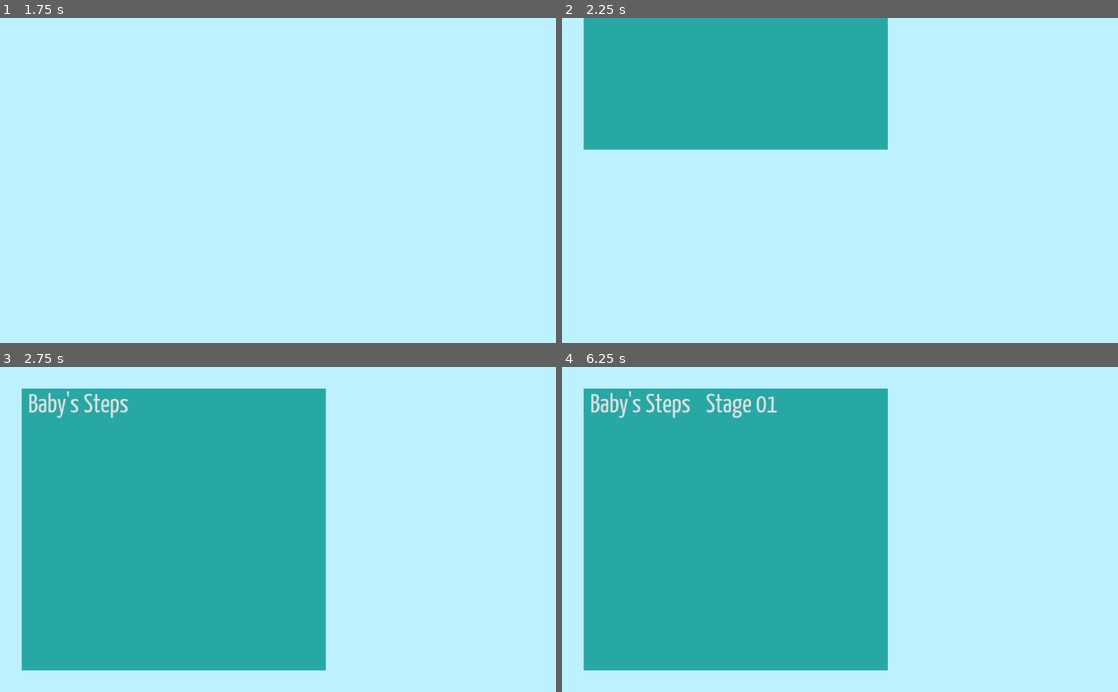
Above: before the commit, frames 1-4 (two rows, left to right).
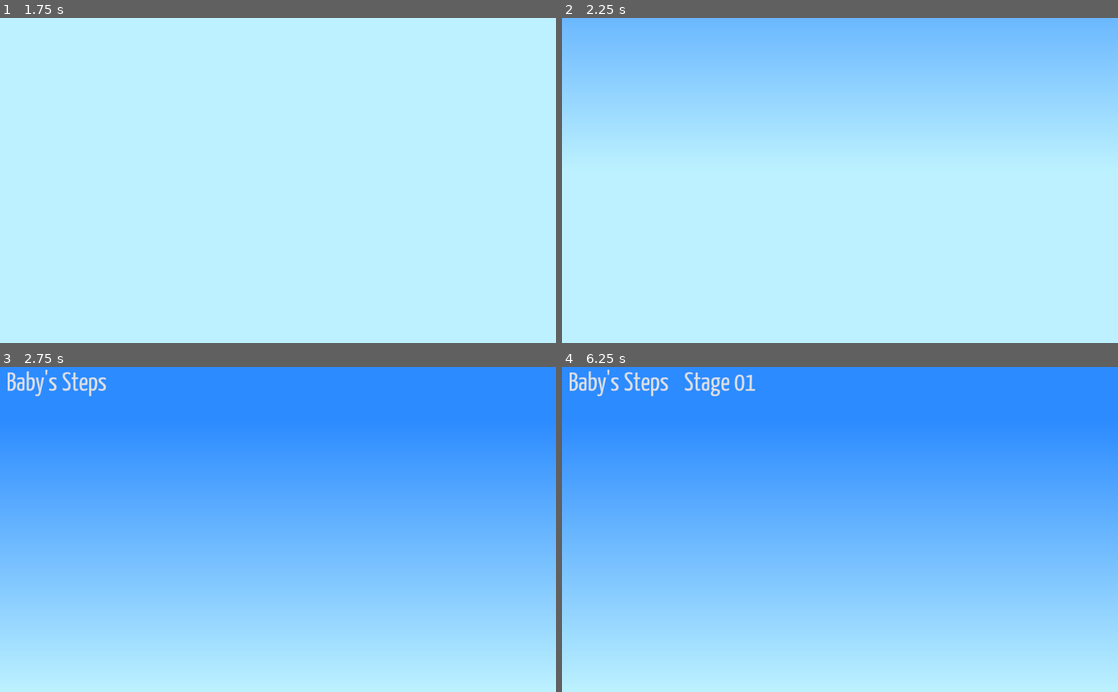
Above: after the commit, the same moments.

Repository: uspgamedev/skyjammers
Game: Godot game, scene res://menus/title/main.tscn
The game is run twice, just before and just after one commit, with the same random seed, the same clock (stepped at 60 frames per second) and the same inputs. Sound files missing from this copy of the repository are replaced by a short silence.
Inputs:
- Up to frame 1 (1.75 s): hold Space (action_play) 0.53-1.28 s; tap Space (action_play) at 1.35 s
- Up to frame 2 (2.25 s): tap Enter at 2 s; hold Space (action_play) from 2.03 s (still down)
- Up to frame 3 (2.75 s): keep holding Space (action_play)
- Up to frame 4 (6.25 s): release Space (action_play) at 2.75 s; click "Baby's Steps" at 2.75 s; tap Space (action_play) at 3.6, 5.1 s; hold Space (action_play) 4.28-5.03 s; hold Space (action_play) from 5.78 s (still down)

Frame 1 is identical in both runs. In frame 2, 37% of the frame differs, in the area x 0-100%, y 0-41%; in frame 3, 90%, in the area x 0-100%, y 0-94%; in frame 4, 90%.

Commit message:
Stage selector gradient

Diff:
--- a/game/menus/stage-selector/StageSelector.gd
+++ b/game/menus/stage-selector/StageSelector.gd
@@ -1,6 +1,11 @@
 extends Control
 
 onready var audioManager = get_node("AudioManager")
+
+func _set_offset(y):
+	self.rect_position.y = y
+	var h = get_viewport_rect().size.y #OS.window_size.y
+	$Panel.material.set_shader_param("offset", y/h)
 
 func _ready():
 	audioManager.playBGM("LevelSelect")
@@ -12,6 +17,6 @@
 		else:
 			button.hide()
 		count += 1
-	$FadeInTween.interpolate_property(self, "rect_position", Vector2(0, -1000), Vector2(0,0), 1,
+	$FadeInTween.interpolate_method(self, "_set_offset", -1000, 0, 1,
 									  Tween.TRANS_LINEAR, Tween.EASE_IN_OUT)
 	$FadeInTween.start()
--- a/game/menus/stage-selector/main.tscn
+++ b/game/menus/stage-selector/main.tscn
@@ -13,7 +13,29 @@
 [ext_resource path="res://test/TheFinalStage.tscn" type="PackedScene" id=11]
 [ext_resource path="res://audio/AudioManager.tscn" type="PackedScene" id=12]
 
-[node name="StageSelector" type="Control"]
+[sub_resource type="Shader" id=1]
+
+code = "shader_type canvas_item;
+
+uniform float offset = 0.0;
+
+void fragment() {
+	vec4 begin = vec4(189.0/255.0, 242.0/255.0, 1.0, 1.0);
+	vec4 end = vec4(45.0/255.0, 140.0/255.0, 164.0, 1.0);
+	float y = min(1.0, 1.2*(SCREEN_UV.y + offset));
+	COLOR = (1.0-y)*begin + y*end;
+}
+"
+_sections_unfolded = [ "Resource" ]
+
+[sub_resource type="ShaderMaterial" id=2]
+
+render_priority = 0
+shader = SubResource( 1 )
+shader_param/offset = null
+_sections_unfolded = [ "shader_param" ]
+
+[node name="StageSelector" type="Control" index="0"]
 
 anchor_left = 0.0
 anchor_top = 0.0
@@ -29,21 +51,18 @@
 
 [node name="Panel" type="Panel" parent="." index="0"]
 
+material = SubResource( 2 )
 anchor_left = 0.0
 anchor_top = 0.0
-anchor_right = 0.0
+anchor_right = 1.0
 anchor_bottom = 1.0
-margin_left = 40.0
-margin_top = 40.0
-margin_right = 600.0
-margin_bottom = -40.0
 rect_pivot_offset = Vector2( 0, 0 )
 mouse_filter = 0
 mouse_default_cursor_shape = 0
 size_flags_horizontal = 1
 size_flags_vertical = 1
 theme = ExtResource( 2 )
-_sections_unfolded = [ "Anchor", "Margin", "Theme" ]
+_sections_unfolded = [ "Anchor", "Margin", "Material", "Theme", "Visibility" ]
 
 [node name="GridContainer" type="GridContainer" parent="Panel" index="0"]
 
--- a/game/menus/theme.tres
+++ b/game/menus/theme.tres
@@ -158,4 +158,4 @@
 Panel/styles/panel = SubResource( 6 )
 Panel/styles/panelf = null
 Panel/styles/panelnc = null
-_sections_unfolded = [ "Button", "Button/colors", "Button/fonts", "Button/styles", "Label", "Label/colors", "Label/fonts", "Panel", "Panel/styles", "Resource" ]
+_sections_unfolded = [ "Button/colors", "Button/fonts", "Button/styles", "Panel", "Panel/styles", "Resource" ]
Not shown: 1 places in game/menus/stage-selector/main.tscn that only renumber resources
